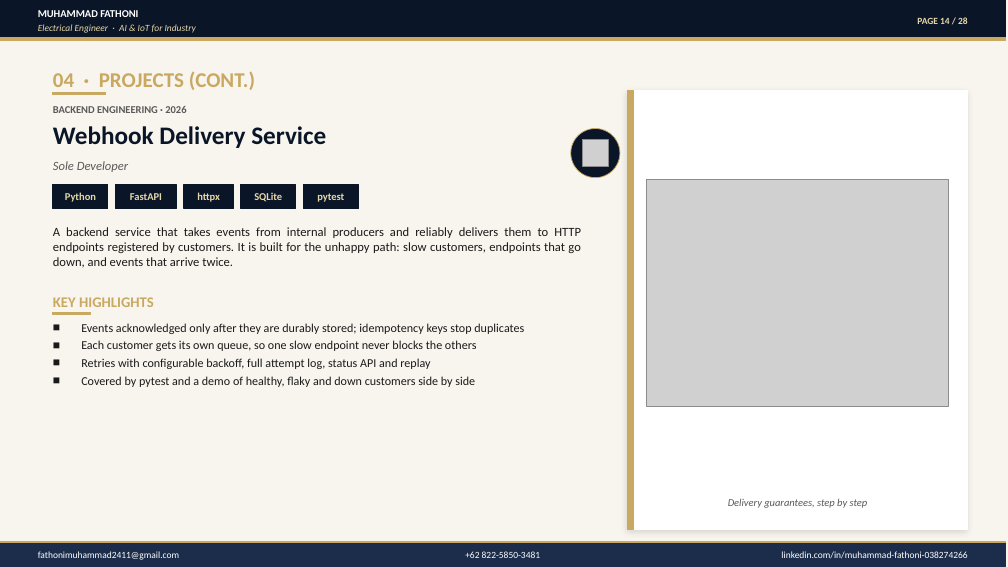
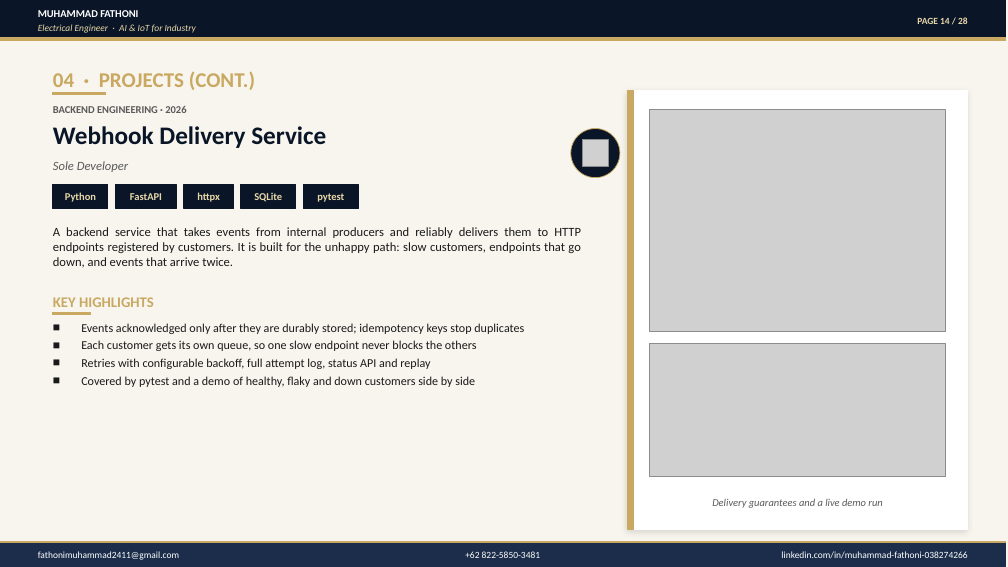
Before and after one commit to Toni2411/toni2411.github.io, a slide deck: slide 14 of assets/Portfolio_Muhammad_Fathoni.pptx. Drawn at 1008x567 pixels with LibreOffice and Linux fonts; fonts in the diff are those of the drawing; grey boxes stand for pictures. Boxes give left, top, right and bottom in pixels: in the first picture for what was removed or moved away, otherwise in the second. Text is boxed around its words. In the diff, an @@ line names an element or a change of style, - is before the commit and + after.

```diff
--- a/assets/Portfolio_Muhammad_Fathoni.pptx
+++ b/assets/Portfolio_Muhammad_Fathoni.pptx
@@ picture: place and size @@
-picture at box(647, 180, 949, 407)
+picture at box(650, 110, 946, 332)
@@ picture added at box(650, 343, 946, 476) @@
@@ text at box(712, 498, 882, 508): text changed @@
-Delivery guarantees, step by step
+Delivery guarantees and a live demo run
```
Also in this commit, not shown: 3 other slides changed, 11 other files.
